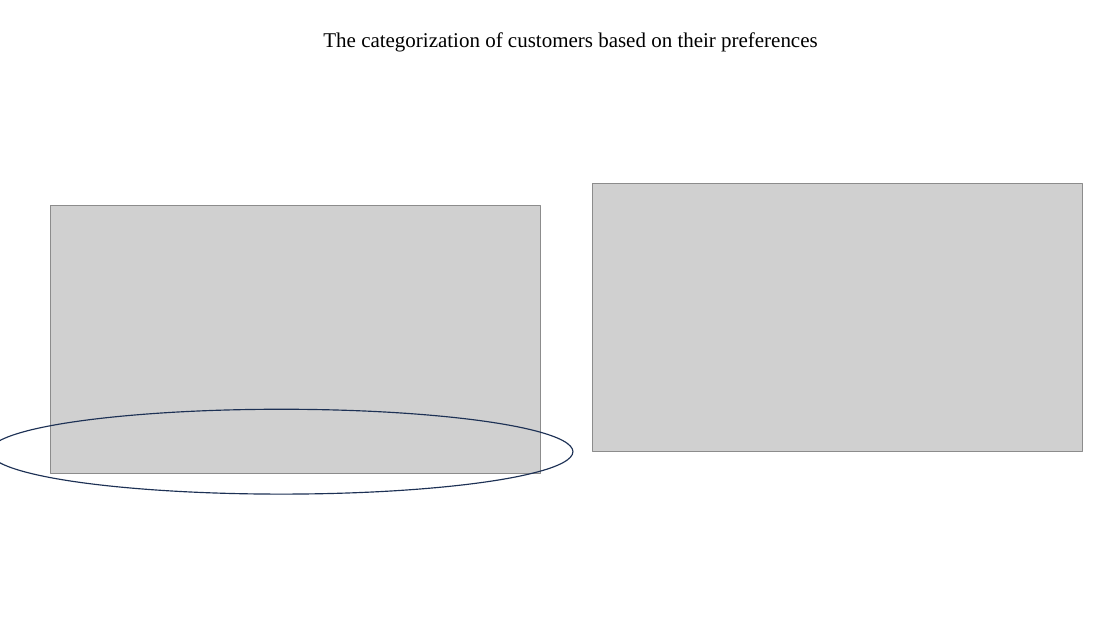
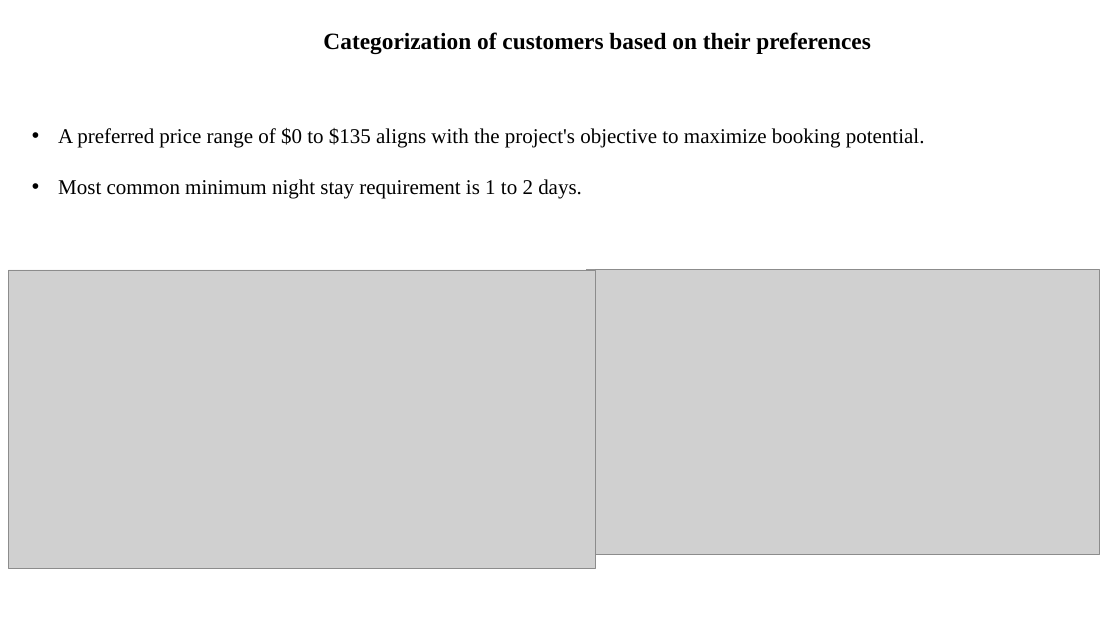
Before and after one commit to sagarbarge/Airbnb_NYC_Storytelling, a slide deck: slide 7 of Presentation_1_Analyst.pptx. Drawn at 1120x630 pixels with LibreOffice and Linux fonts; fonts in the diff are those of the drawing; grey boxes stand for pictures. Boxes give left, top, right and bottom in pixels: in the first picture for what was removed or moved away, otherwise in the second. Text is boxed around its words. In the diff, an @@ line names an element or a change of style, - is before the commit and + after.

```diff
--- a/Presentation_1_Analyst.pptx
+++ b/Presentation_1_Analyst.pptx
@@ text at (x1=323, y1=32, x2=871, y2=54): text changed; size 18 to 20 pt; bold on @@
-The categorization of customers based on their preferences
+Categorization of customers based on their preferences
@@ text added at (x1=58, y1=128, x2=925, y2=199), 18 pt, text #000000 @@
+• A preferred price range of $0 to $135 aligns with the project's objective to maximize booking potential.
+• Most common minimum night stay requirement is 1 to 2 days.
@@ picture removed at (x1=50, y1=206, x2=539, y2=474) @@
@@ picture removed at (x1=593, y1=183, x2=1082, y2=451) @@
@@ picture added at (x1=8, y1=270, x2=595, y2=568) @@
@@ picture added at (x1=586, y1=270, x2=1100, y2=555) @@
@@ ellipse removed at (x1=0, y1=409, x2=573, y2=494) @@
```
Also in this commit, not shown: 4 other slides changed, 8 slides added, 5 slides removed, 21 other files.
